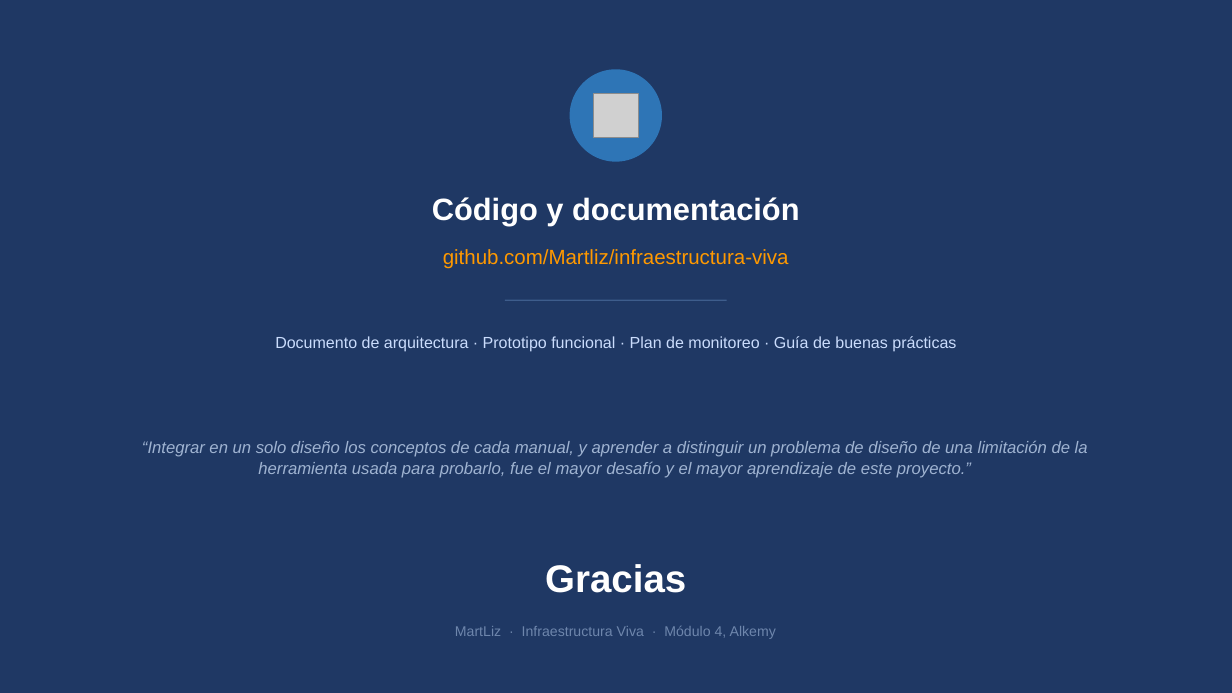
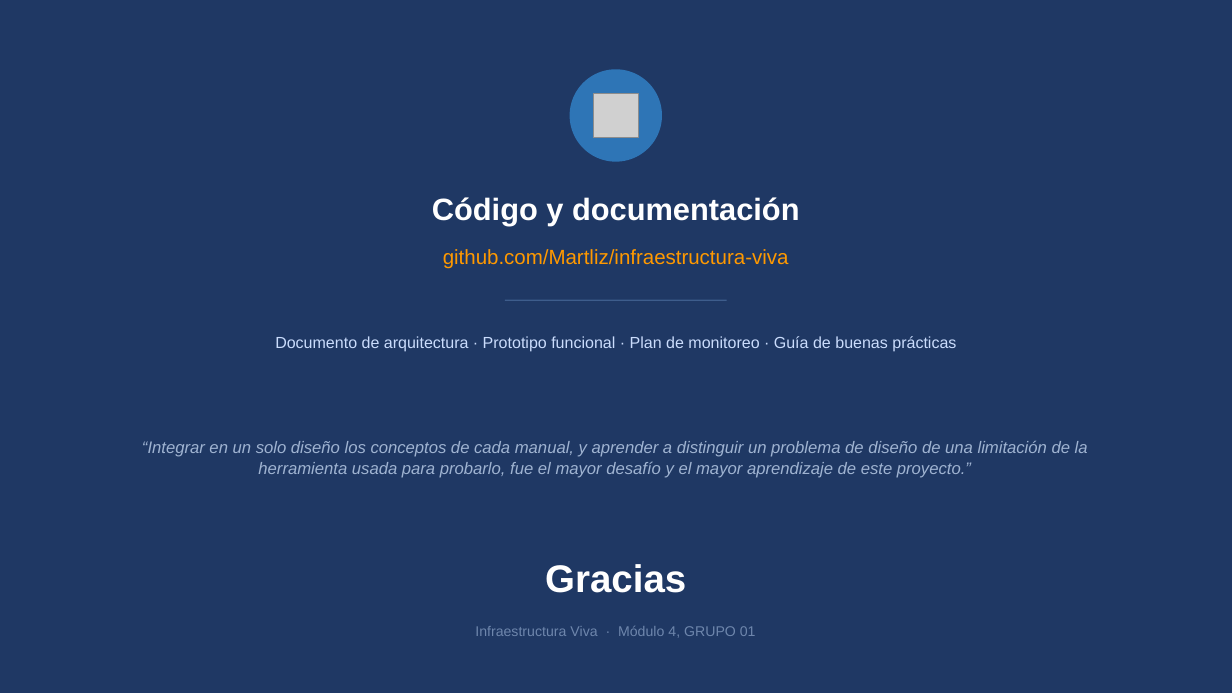
Before and after one commit to Martliz/infraestructura-viva, a slide deck: slide 11 of docs/Infraestructura_Viva_Presentacion.pptx. Drawn at 1232x693 pixels with LibreOffice and Linux fonts; fonts in the diff are those of the drawing; grey boxes stand for pictures. Boxes give left, top, right and bottom in pixels: in the first picture for what was removed or moved away, otherwise in the second. Text is boxed around its words. In the diff, an @@ line names an element or a change of style, - is before the commit and + after.

```diff
--- a/docs/Infraestructura_Viva_Presentacion.pptx
+++ b/docs/Infraestructura_Viva_Presentacion.pptx
@@ text at (475,626,756,637): text changed @@
-MartLiz · Infraestructura Viva · Módulo 4, Alkemy
+Infraestructura Viva · Módulo 4, GRUPO 01
```
Also in this commit, not shown: 10 other slides changed, 3 other files.
